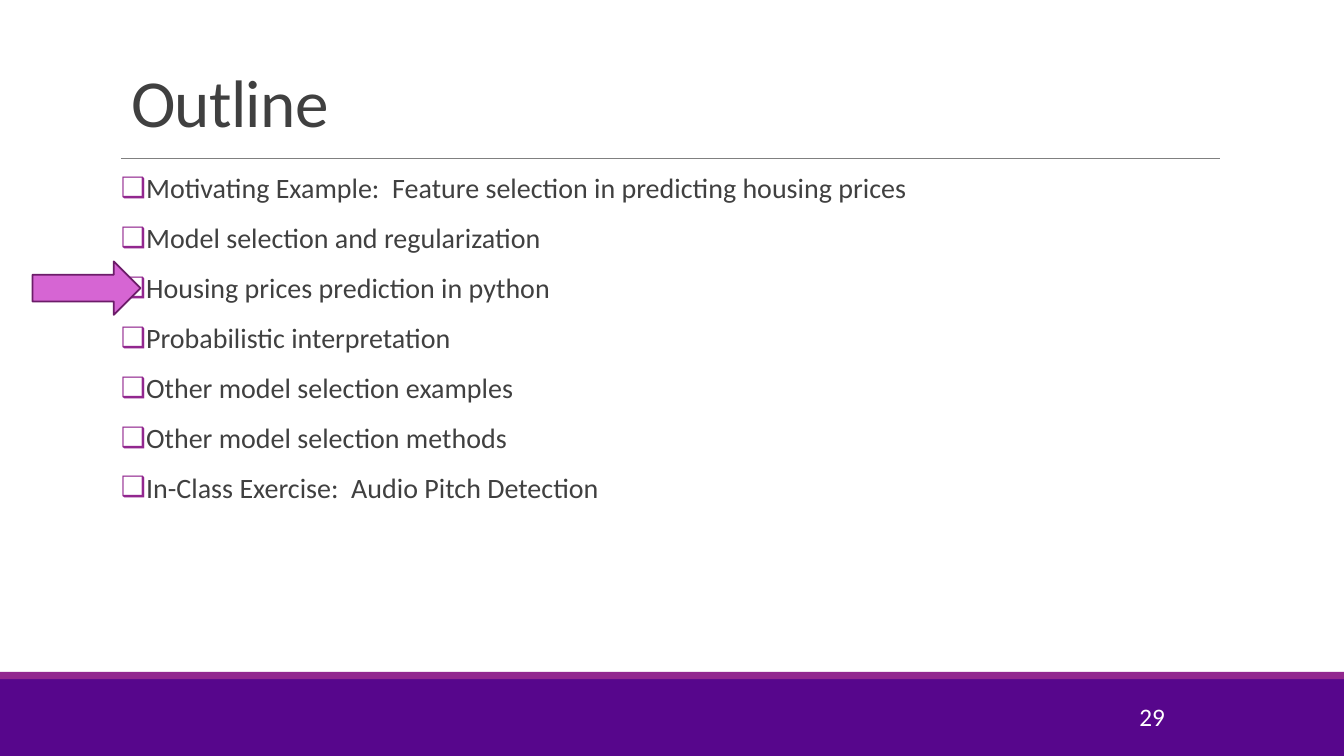
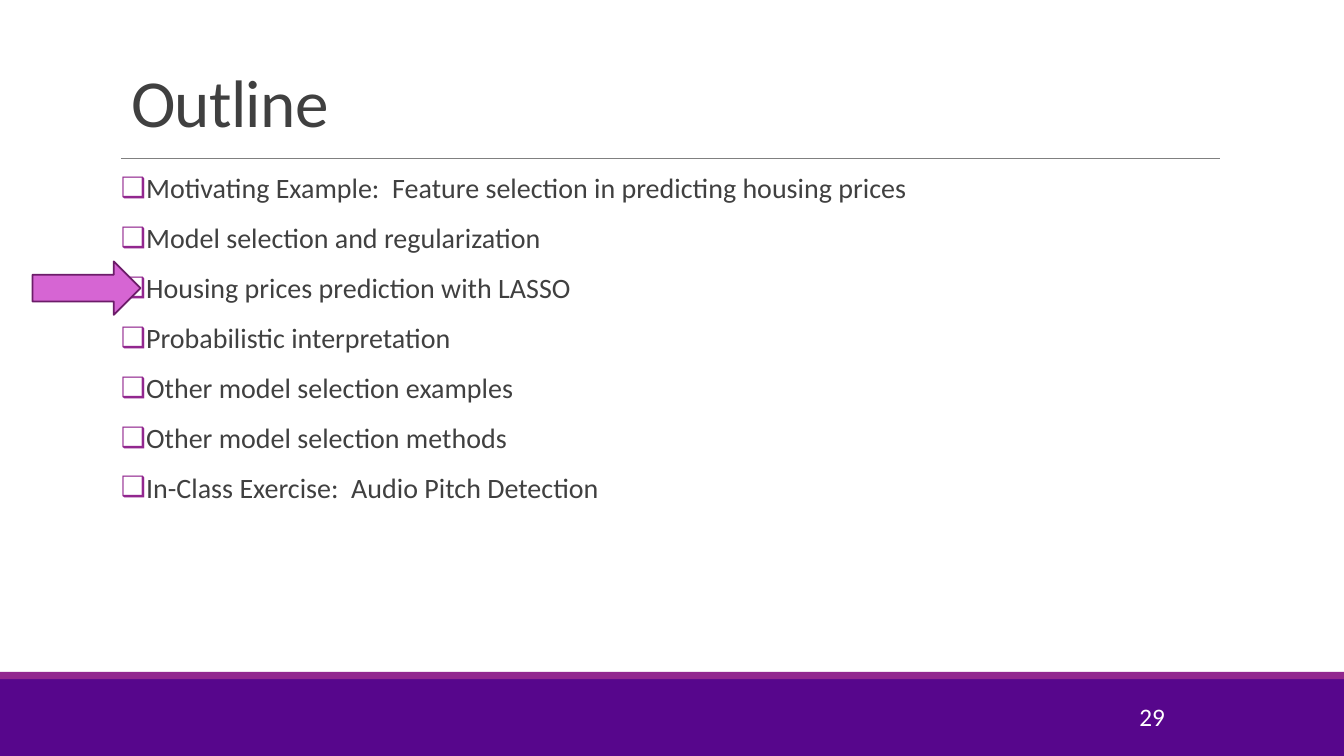
Before and after one commit to sdrangan/introml, a slide deck: slide 29 of lectures/Lect05_Lasso.pptx. Drawn at 1344x756 pixels with LibreOffice and Linux fonts; fonts in the diff are those of the drawing; background and template pictures are left out. Boxes give left, top, right and bottom in pixels: in the first picture for what was removed or moved away, otherwise in the second. Text is boxed around its words. In the diff, an @@ line names an element or a change of style, - is before the commit and + after.

```diff
--- a/lectures/Lect05_Lasso.pptx
+++ b/lectures/Lect05_Lasso.pptx
@@ text at [146,278,570,303]: text changed @@
-❑ Housing prices prediction in python
+❑ Housing prices prediction with LASSO
```
Also in this commit, not shown: 4 other slides changed, 8 slides added, 7 slides removed, 1 other file.
